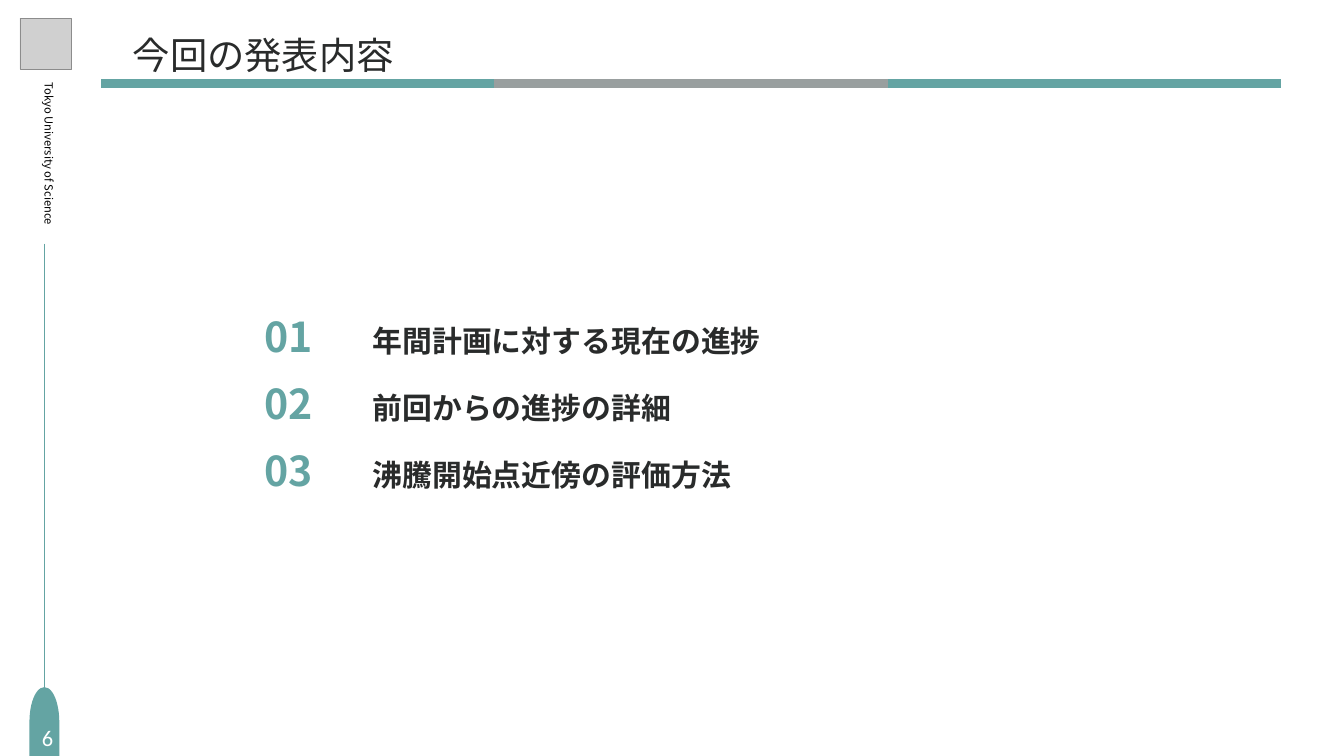
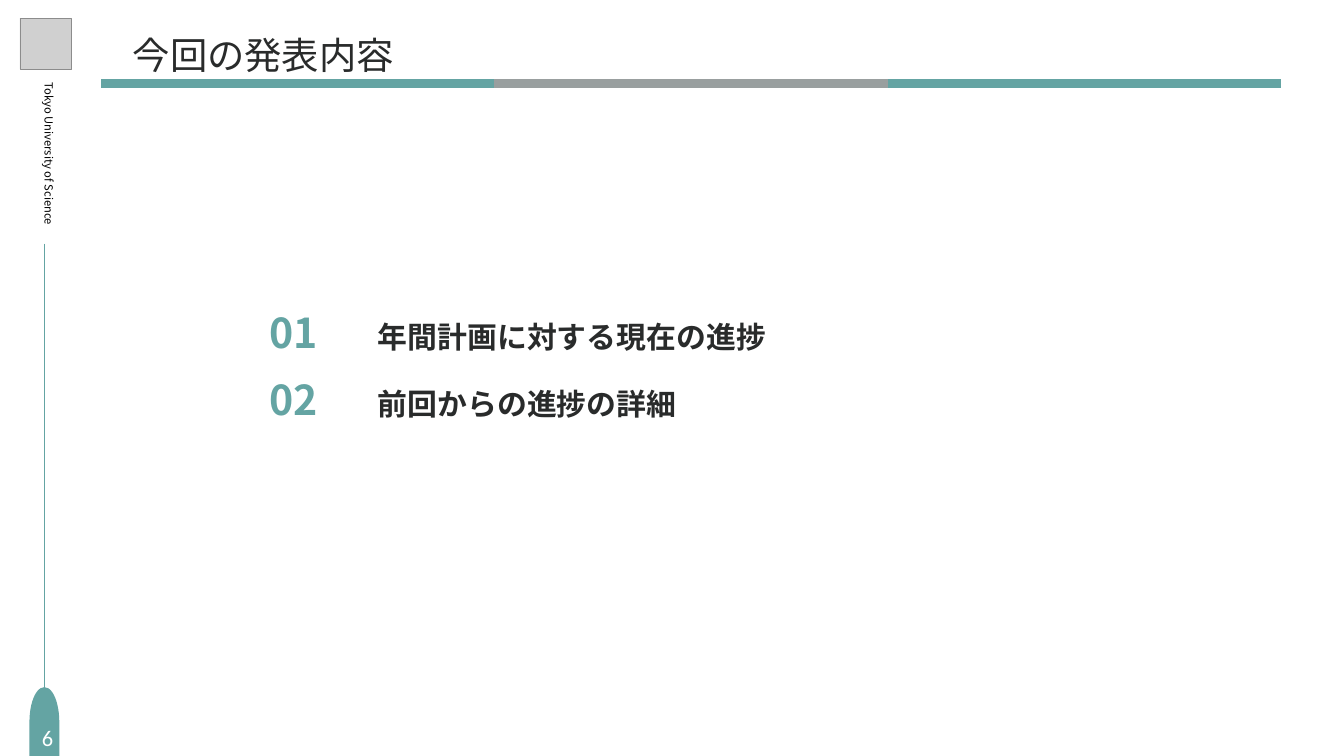
Before and after one commit to S-Riku-tus/university_research, a slide deck: slide 6 of 研究進捗報告/2026/724（中間発表）/研究進捗_柴崎陸_0724.pptx. Drawn at 1344x756 pixels with LibreOffice and Linux fonts; fonts in the diff are those of the drawing; grey boxes stand for pictures. Boxes give left, top, right and bottom in pixels: in the first picture for what was removed or moved away, otherwise in the second. Text is boxed around its words. In the diff, an @@ line names an element or a change of style, - is before the commit and + after.

```diff
--- a/研究進捗報告/2026/724（中間発表）/研究進捗_柴崎陸_0724.pptx
+++ b/研究進捗報告/2026/724（中間発表）/研究進捗_柴崎陸_0724.pptx
@@ text at [264, 455, 731, 489]: paragraph removed @@
-03 沸騰開始点近傍の評価方法
```
Also in this commit, not shown: 4 other slides changed, 2 slides removed.
